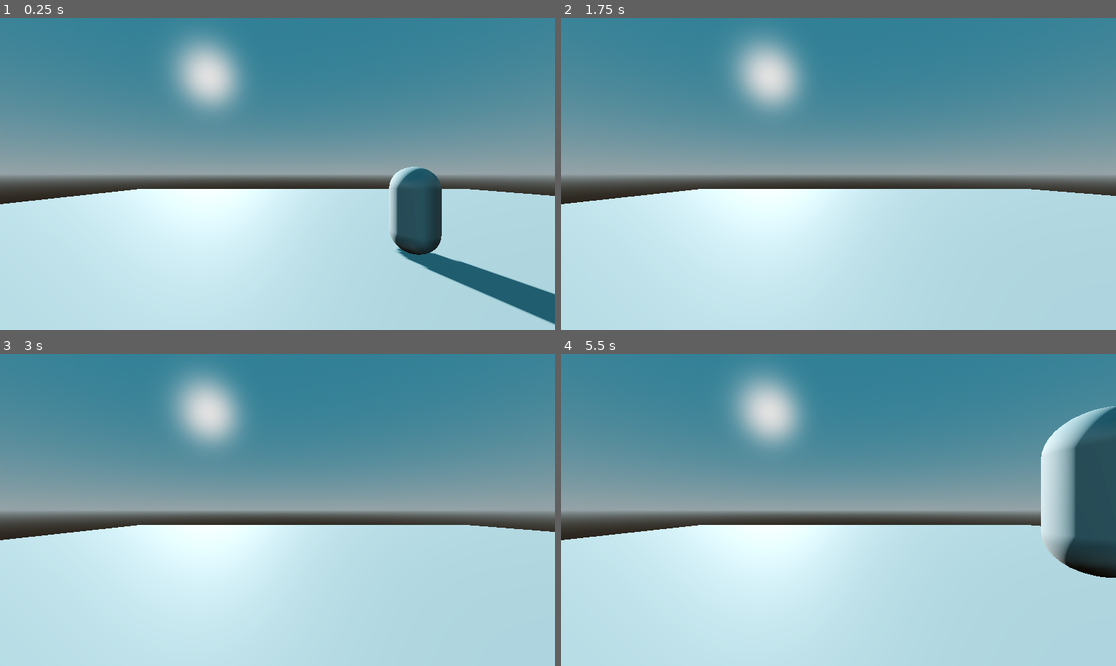
Above: before the commit, frames 1-4 (two rows, left to right).
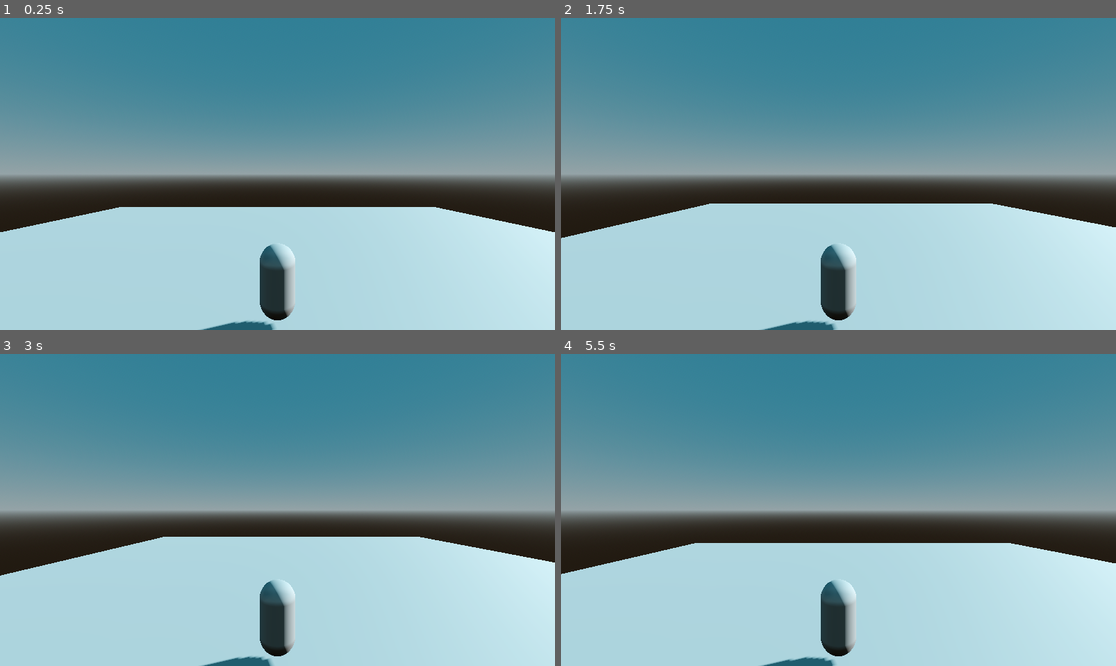
Above: after the commit, the same moments.

Repository: NISCHAY17/ZELDA-attempt
Game: Godot game, scene res://scenes/level.tscn
The game is run twice, just before and just after one commit, with the same random seed, the same clock (stepped at 60 frames per second) and the same inputs. The project has no main scene, so this scene is started directly.
Inputs:
- Up to frame 1 (0.25 s): no input
- Up to frame 2 (1.75 s): tap Enter (ui_accept) at 0.5, 0.6, 0.77, 1.07, 1.52, 1.55 s; hold Right (ui_right) 0.53-1.28 s; hold Down (ui_down) from 1.28 s (still down); tap Alt at 1.35 s
- Up to frame 3 (3 s): tap Enter (ui_accept) at 1.82, 2.3, 2.85 s; release Down (ui_down) at 2.03 s; hold Right (ui_right) 2.03-2.78 s; tap Shift at 2.1 s; hold Up (ui_up) from 2.78 s (still down)
- Up to frame 4 (5.5 s): tap Enter (ui_accept) at 3.02, 3.32, 3.77, 3.8, 4.07, 4.52, 4.55, 4.82, 5.1 s; release Up (ui_up) at 3.53 s; hold Left (ui_left) 3.53-5.03 s; tap Alt at 3.6 s; tap Shift at 4.35 s; hold Down (ui_down) from 5.03 s (still down)

The runs differ from the first frame. In frame 1, 25% of the frame differs, in the area x 0-100%, y 4-100%; in frame 2, 21%; in frame 3, 21%; in frame 4, 26%.

Commit message:
movement is cooked

Diff:
--- /dev/null
+++ b/zelda-attempt/ENTITIES/camera_controller.tscn
@@ -0,0 +1,6 @@
+[gd_scene format=3 uid="uid://bvkd85coruw2v"]
+
+[node name="CAMERA CONTROLLER" type="Node3D" unique_id=363107289]
+
+[node name="Camera3D" type="Camera3D" parent="." unique_id=1742281407]
+transform = Transform3D(-4.371139e-08, 0, 1, 0, 1, 0, -1, 0, -4.371139e-08, 5.6505795, 3.9554057, 0)
--- a/zelda-attempt/ENTITIES/player/player.gd
+++ b/zelda-attempt/ENTITIES/player/player.gd
@@ -1,28 +1,10 @@
 extends CharacterBody3D
+@export var base_speed := 4.0
 
-
-const SPEED = 5.0
-const JUMP_VELOCITY = 4.5
-
+var movement_input := Vector2.ZERO
 
 func _physics_process(delta: float) -> void:
-	# Add the gravity.
-	if not is_on_floor():
-		velocity += get_gravity() * delta
-
-	# Handle jump.
-	if Input.is_action_just_pressed("ui_accept") and is_on_floor():
-		velocity.y = JUMP_VELOCITY
-
-	# Get the input direction and handle the movement/deceleration.
-	# As good practice, you should replace UI actions with custom gameplay actions.
-	var input_dir := Input.get_vector("ui_left", "ui_right", "ui_up", "ui_down")
-	var direction := (transform.basis * Vector3(input_dir.x, 0, input_dir.y)).normalized()
-	if direction:
-		velocity.x = direction.x * SPEED
-		velocity.z = direction.z * SPEED
-	else:
-		velocity.x = move_toward(velocity.x, 0, SPEED)
-		velocity.z = move_toward(velocity.z, 0, SPEED)
-
+	movement_input = Input.get_vector("left","right","forward","backward")
+	velocity = Vector3(movement_input.x,0,movement_input.y) * base_speed
+	print(movement_input)
 	move_and_slide()
--- a/zelda-attempt/ENTITIES/player/player.tscn
+++ b/zelda-attempt/ENTITIES/player/player.tscn
@@ -1,6 +1,7 @@
 [gd_scene format=3 uid="uid://djiwkvp0jt3va"]
 
 [ext_resource type="Script" uid="uid://ddqh2jy1gvl70" path="res://ENTITIES/player/player.gd" id="1_7ufme"]
+[ext_resource type="PackedScene" uid="uid://bvkd85coruw2v" path="res://ENTITIES/camera_controller.tscn" id="2_ylu7f"]
 
 [sub_resource type="CapsuleMesh" id="CapsuleMesh_sy3jy"]
 
@@ -16,3 +17,5 @@
 [node name="CollisionShape3D" type="CollisionShape3D" parent="." unique_id=1022681645]
 transform = Transform3D(1, 0, 0, 0, 1, 0, 0, 0, 1, 0, 1, 0)
 shape = SubResource("CapsuleShape3D_7ufme")
+
+[node name="CAMERA CONTROLLER" parent="." unique_id=363107289 instance=ExtResource("2_ylu7f")]
--- a/zelda-attempt/project.godot
+++ b/zelda-attempt/project.godot
@@ -22,6 +22,43 @@
 
 import/blender/enabled=false
 
+[input]
+
+left={
+"deadzone": 0.2,
+"events": [Object(InputEventKey,"resource_local_to_scene":false,"resource_name":"","device":-1,"window_id":0,"alt_pressed":false,"shift_pressed":false,"ctrl_pressed":false,"meta_pressed":false,"pressed":false,"keycode":0,"physical_keycode":65,"key_label":0,"unicode":97,"location":0,"echo":false,"script":null)
+, Object(InputEventKey,"resource_local_to_scene":false,"resource_name":"","device":-1,"window_id":0,"alt_pressed":false,"shift_pressed":false,"ctrl_pressed":false,"meta_pressed":false,"pressed":false,"keycode":0,"physical_keycode":4194319,"key_label":0,"unicode":0,"location":0,"echo":false,"script":null)
+]
+}
+right={
+"deadzone": 0.2,
+"events": [Object(InputEventKey,"resource_local_to_scene":false,"resource_name":"","device":-1,"window_id":0,"alt_pressed":false,"shift_pressed":false,"ctrl_pressed":false,"meta_pressed":false,"pressed":false,"keycode":0,"physical_keycode":68,"key_label":0,"unicode":100,"location":0,"echo":false,"script":null)
+, Object(InputEventKey,"resource_local_to_scene":false,"resource_name":"","device":-1,"window_id":0,"alt_pressed":false,"shift_pressed":false,"ctrl_pressed":false,"meta_pressed":false,"pressed":false,"keycode":0,"physical_keycode":4194321,"key_label":0,"unicode":0,"location":0,"echo":false,"script":null)
+]
+}
+forward={
+"deadzone": 0.2,
+"events": [Object(InputEventKey,"resource_local_to_scene":false,"resource_name":"","device":-1,"window_id":0,"alt_pressed":false,"shift_pressed":false,"ctrl_pressed":false,"meta_pressed":false,"pressed":false,"keycode":0,"physical_keycode":87,"key_label":0,"unicode":119,"location":0,"echo":false,"script":null)
+, Object(InputEventKey,"resource_local_to_scene":false,"resource_name":"","device":-1,"window_id":0,"alt_pressed":false,"shift_pressed":false,"ctrl_pressed":false,"meta_pressed":false,"pressed":false,"keycode":0,"physical_keycode":4194320,"key_label":0,"unicode":0,"location":0,"echo":false,"script":null)
+]
+}
+jump={
+"deadzone": 0.2,
+"events": [Object(InputEventKey,"resource_local_to_scene":false,"resource_name":"","device":-1,"window_id":0,"alt_pressed":false,"shift_pressed":false,"ctrl_pressed":false,"meta_pressed":false,"pressed":false,"keycode":0,"physical_keycode":32,"key_label":0,"unicode":32,"location":0,"echo":false,"script":null)
+]
+}
+backward={
+"deadzone": 0.2,
+"events": [Object(InputEventKey,"resource_local_to_scene":false,"resource_name":"","device":-1,"window_id":0,"alt_pressed":false,"shift_pressed":false,"ctrl_pressed":false,"meta_pressed":false,"pressed":false,"keycode":0,"physical_keycode":4194322,"key_label":0,"unicode":0,"location":0,"echo":false,"script":null)
+, Object(InputEventKey,"resource_local_to_scene":false,"resource_name":"","device":-1,"window_id":0,"alt_pressed":false,"shift_pressed":false,"ctrl_pressed":false,"meta_pressed":false,"pressed":false,"keycode":0,"physical_keycode":83,"key_label":0,"unicode":115,"location":0,"echo":false,"script":null)
+]
+}
+run={
+"deadzone": 0.2,
+"events": [Object(InputEventKey,"resource_local_to_scene":false,"resource_name":"","device":-1,"window_id":0,"alt_pressed":false,"shift_pressed":false,"ctrl_pressed":false,"meta_pressed":false,"pressed":false,"keycode":0,"physical_keycode":4194326,"key_label":0,"unicode":0,"location":0,"echo":false,"script":null)
+]
+}
+
 [physics]
 
 3d/physics_engine="Jolt Physics"
--- a/zelda-attempt/scenes/level.tscn
+++ b/zelda-attempt/scenes/level.tscn
@@ -30,9 +30,6 @@
 light_energy = 1.2
 shadow_enabled = true
 
-[node name="Camera3D" type="Camera3D" parent="." unique_id=1704270894]
-transform = Transform3D(1, 0, 0, 0, 1, 0, 0, 0, 1, -3.1591148, 1.5836945, 4.7111306)
-
 [node name="Node3D" type="Node3D" parent="." unique_id=2007095133]
 
 [node name="Player" parent="Node3D" unique_id=1080306268 instance=ExtResource("1_2q6dc")]
